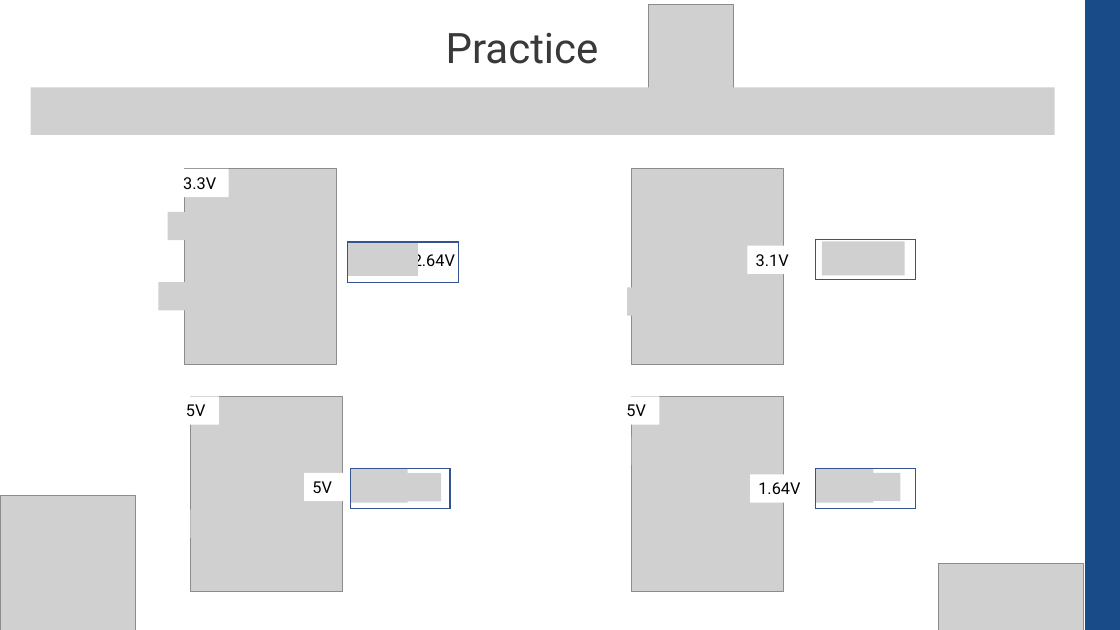
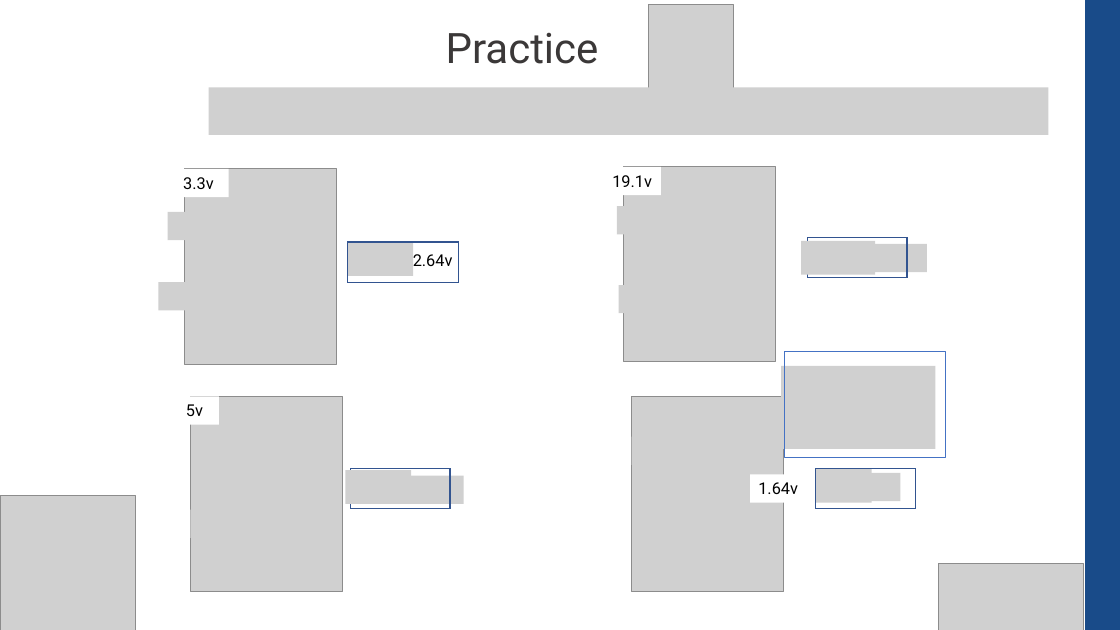
Before and after one commit to CompEng0001/IoT-and-Our-Schools-Environments-for-Education, a slide deck: slide 5 of Lessons/Sensors_101.pptx. Drawn at 1120x630 pixels with LibreOffice and Linux fonts; fonts in the diff are those of the drawing; grey boxes stand for pictures. Boxes give left, top, right and bottom in pixels: in the first picture for what was removed or moved away, otherwise in the second. Text is boxed around its words. In the diff, an @@ line names an element or a change of style, - is before the commit and + after.

```diff
--- a/Lessons/Sensors_101.pptx
+++ b/Lessons/Sensors_101.pptx
@@ picture: place and size @@
-picture at (31, 87, 1055, 135)
+picture at (208, 87, 1049, 135)
@@ text in rectangle at (183, 177, 214, 189): text changed @@
-3.3V
+3.3v
@@ rectangle added at (604, 167, 661, 196), fill #FFFFFF, 14 pt, text #000000 @@
+19.1v
@@ picture: place and size @@
-picture at (632, 169, 784, 365)
+picture at (623, 166, 776, 362)
@@ picture: place and size @@
-picture at (633, 204, 694, 233)
+picture at (618, 206, 679, 234)
@@ rectangle: place and size @@
-rectangle at (816, 239, 916, 280)
+rectangle at (807, 238, 907, 278)
@@ picture: place and size @@
-picture at (347, 242, 418, 276)
+picture at (347, 242, 413, 276)
@@ text in rectangle at (413, 254, 453, 266): text changed @@
-2.64V
+2.64v
@@ rectangle removed at (748, 246, 809, 275) @@
-3.1V
@@ picture: place and size @@
-picture at (823, 241, 905, 275)
+picture at (802, 241, 875, 275)
@@ picture added at (852, 244, 927, 272) @@
@@ picture: place and size @@
-picture at (628, 287, 689, 316)
+picture at (618, 285, 680, 313)
@@ rectangle added at (784, 352, 945, 458), outline #4472C4 0.75 pt @@
@@ picture added at (781, 366, 936, 450) @@
@@ text in rectangle at (186, 404, 203, 416): text changed @@
-5V
+5v
@@ rectangle removed at (618, 397, 660, 425) @@
-5V
@@ rectangle removed at (304, 473, 345, 502) @@
-5V
@@ picture: place and size @@
-picture at (350, 469, 408, 502)
+picture at (345, 471, 412, 504)
@@ picture: place and size @@
-picture at (401, 473, 442, 502)
+picture at (400, 476, 464, 504)
@@ text in rectangle at (758, 482, 798, 494): text changed @@
-1.64V
+1.64v
```
Also in this commit, not shown: 4 other slides changed, 1 slide added.
